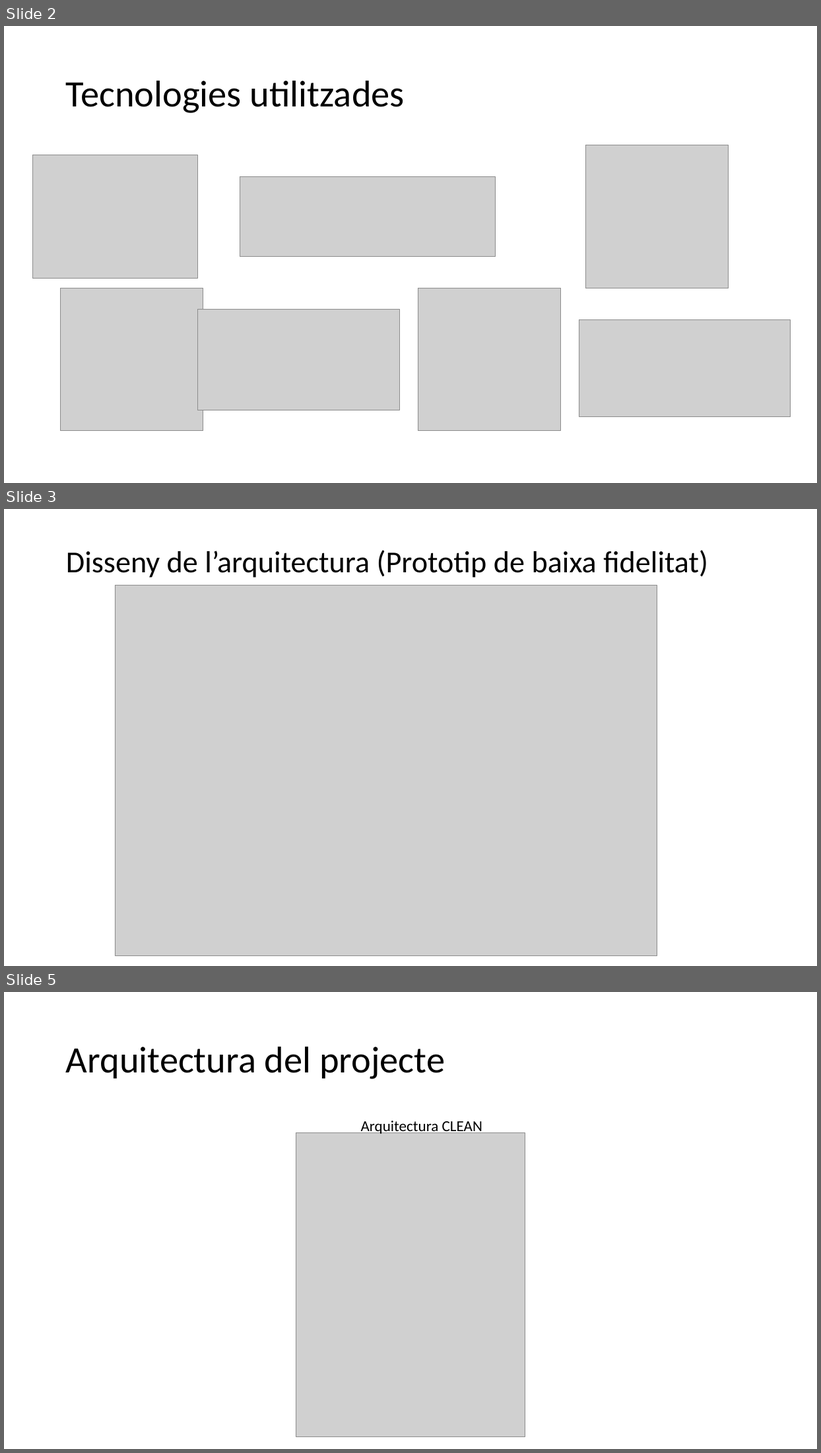
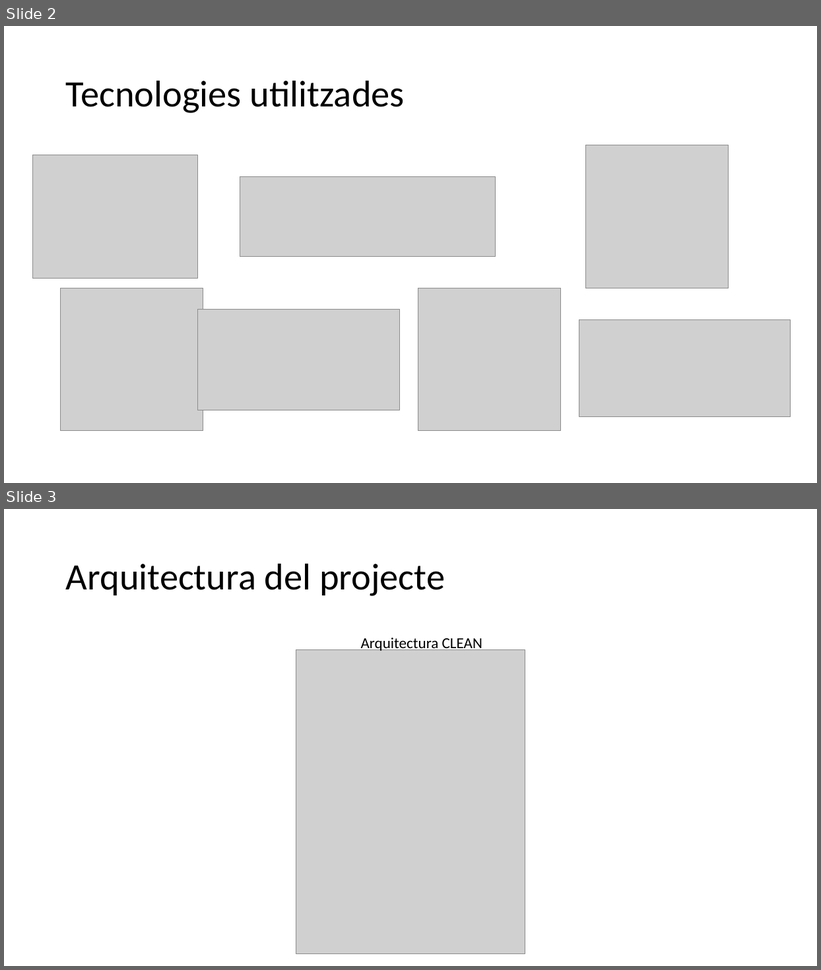
Before and after one commit to JoelFusterBosch/Projecte_Final_DAM_Gestio-_d_una_falla, a slide deck: Presentació/Gestió d’una falla.pptx. Shown one above the other, each under a label of ours: slides 2, 3 and 5 before the commit, slides 2 and 3 after it; the slides between them are not shown. The pictures are 821x1453 and 821x970 pixels, drawn with LibreOffice and Linux fonts; fonts in the diff are those of the drawing; grey boxes stand for pictures. Boxes give left, top, right and bottom in pixels: in the first picture for what was removed or moved away, otherwise in the second. Text is boxed around its words. In the diff, an @@ line names an element or a change of style, - is before the commit and + after.

```diff
--- a/Presentació/Gestió d’una falla.pptx
+++ b/Presentació/Gestió d’una falla.pptx
@@ slide 3 removed at (x1=4, y1=509, x2=817, y2=966), background #FFFFFF @@
@@ title removed at (x1=66, y1=550, x2=708, y2=578) @@
-Disseny de l’arquitectura (Prototip de baixa fidelitat)
@@ picture removed at (x1=115, y1=586, x2=657, y2=956) @@
@@ what was slide 5 is now slide 3 @@
```
Also in this commit, not shown: 2 slides changed, 1 slide added, 3 other slides removed, 27 other files.
